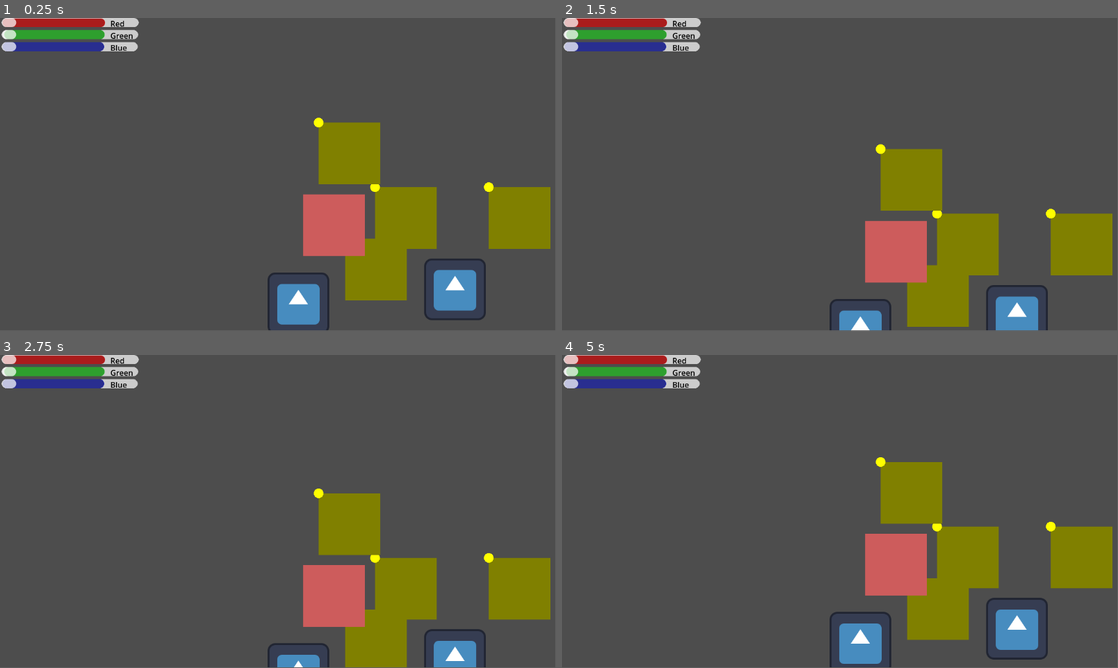
Above: before the commit, frames 1-4 (two rows, left to right).
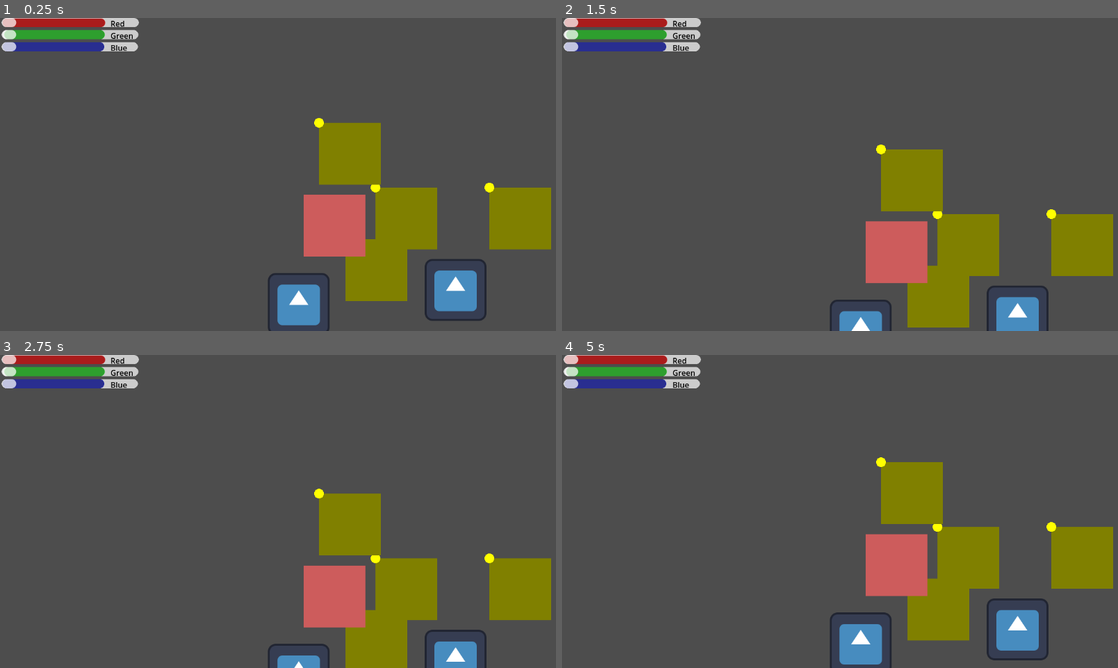
Above: after the commit, the same moments.

Repository: y1z/ms-pixel
Game: Godot game, scene res://Scenes/main.tscn
Two runs of this game, one before a commit and one after it. Both use one fixed random seed, a clock stepped at 60 frames per second and the inputs below. The engine's default icon, where the game draws it, is replaced by a stand-in: a white triangle on a blue panel in a dark square.
Inputs (mouse positions are in pixels of both pictures, inside the frame that each line leads up to):
- Up to frame 1 (0.25 s): no input
- Up to frame 2 (1.5 s): tap Enter at 0.5, 1.35 s; move the mouse to (962, 158) at 0.52 s; press the mouse at (962, 158) at 0.53 s; hold W (move_up) 0.53-1.28 s; move the mouse to (728, 190) at 1.27 s; release the mouse at (728, 190) at 1.28 s; hold S (move_down) from 1.28 s (still down)
- Up to frame 3 (2.75 s): move the mouse to (333, 442) at 2.02 s; release S (move_down) at 2.03 s; hold W (move_up) from 2.03 s (still down); tap F at 2.1 s
- Up to frame 4 (5 s): move the mouse to (812, 574) at 2.77 s; click (812, 574) at 2.85 s; move the mouse to (1006, 558) at 3.52 s; release W (move_up) at 3.53 s; hold S (move_down) from 3.53 s (still down); tap Enter at 3.6 s; move the mouse to (673, 464) at 4.27 s; tap F at 4.35 s
In our replay, the window is 799x449 before the commit and 800x450 after it. These sizes can differ from the game's own. Grey fills any space a smaller window leaves; there, only what the larger window draws over its background counts as a difference.

The runs differ from the first frame. In frame 1, 0.9% of the frame differs, in the area x 18-100%, y 0-100%; in frame 2, 0.8%; in frame 3, 0.7%; in frame 4, 0.9%.

Commit message:
more things

Diff:
--- a/project.godot
+++ b/project.godot
@@ -28,6 +28,11 @@
 gdscript/warnings/shadowed_global_identifier=2
 gdscript/warnings/untyped_declaration=1
 gdscript/warnings/missing_tool=2
+
+[display]
+
+window/stretch/mode="viewport"
+window/stretch/aspect="keep_width"
 
 [editor_plugins]
 
Not shown, added: .project.godot.swp
